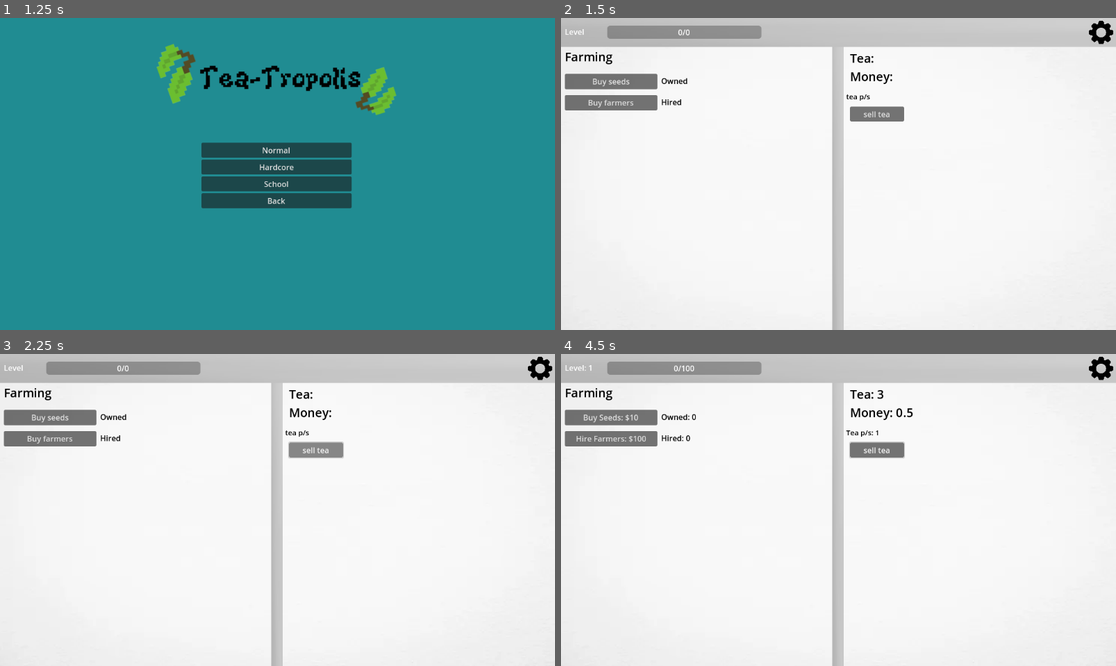
Above: before the commit, frames 1-4 (two rows, left to right).
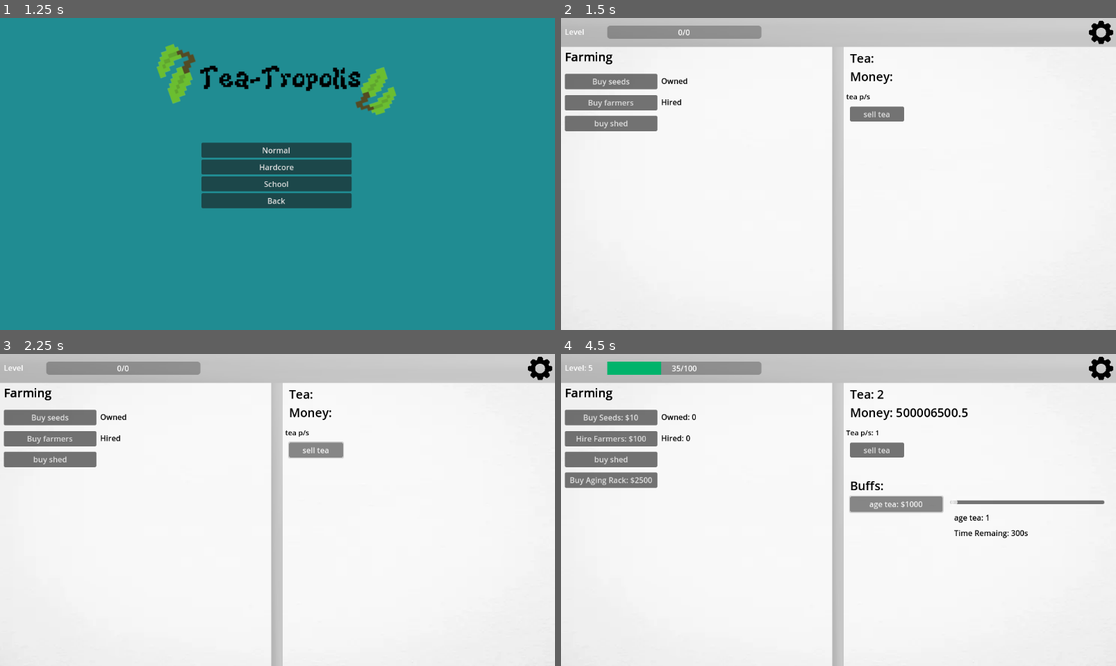
Above: after the commit, the same moments.

Repository: scarvey01/tea-tropolis
Game: Godot game, scene res://menu screens/Main Menu.tscn
Same seed, same stepped clock (60 frames per second), same inputs: the game is played once before the commit and once after it. The project has no main scene, so this scene is started directly.
Inputs (mouse positions are in pixels of both pictures, inside the frame that each line leads up to):
- Up to frame 1 (1.25 s): click "New Game" at 0.5 s
- Up to frame 2 (1.5 s): click "School" at 1.25 s
- Up to frame 3 (2.25 s): click "sell tea" at 2 s
- Up to frame 4 (4.5 s): click (610, 460) at 2.75 s, where only the run after the commit has a clickable "buy shed"; click (610, 478) at 3.5 s, where only the run after the commit has a clickable "Buy Aging Rack: $2500"; click (894, 503) at 4.25 s, where only the run after the commit has a clickable "age tea: $1000"

Frame 1 is identical in both runs. In frame 2, 0.9% of the frame differs, in the area x 0-18%, y 10-37%; in frame 3, 0.9%; in frame 4, 4.1%, in the area x 0-98%, y 2-60%.

Commit message:
Add files via upload

Diff:
--- a/Game (school)/tea_tropolis_school.gd
+++ b/Game (school)/tea_tropolis_school.gd
@@ -1,14 +1,14 @@
 extends Node2D
 var setting_menu_open = true
 var dark_mode = false
-var level = 1 #LEVEL LEVEL LEVEL LEVEL LEVEL LEVEL
+var level = 5 #LEVEL LEVEL LEVEL LEVEL LEVEL LEVEL
 var xp = 0 #########################
 var levelxp = 100########################
-var tea = 0## TEA TEA TEA TEA TEA TEA TEA TEA
+var tea = 1000000000## TEA TEA TEA TEA TEA TEA TEA TEA
 var teaps = 1
 var tea_all_time = 0
 var teatomoney = 0.5
-var money = 0 ### Money Money Money Money Money Money
+var money = 10000 ### Money Money Money Money Money Money
 var money_all_time = 0
 var money_spent = 0
 var seed_cost = 10
@@ -18,10 +18,13 @@
 var farmer_owned = 0
 var age_rack_cost = 2500
 var aging_cost = 1000
-var aged = false
+var aging_tea = 0
+var Timer2 = Timer.new()
+var batch = false
 
 func _ready():
 	# Create a new Timer
+	Timer2.stop()
 	var timer1 = Timer.new()
 	timer1.wait_time = 1.0
 	timer1.one_shot = false
@@ -41,18 +44,19 @@
 func check_level():
 	age_rack_level()
 #RIGHT SIDE OF SCREEN VALUES RIGHT SIDE OF SCREEN VALUES RIGHT SIDE OF SCREEN VALUES
+func _process(delta):
+	display_slider_tea()
+
 func display_tea():
-	$gui/Teaamt.text = "Tea: " + str(tea)
+	$gui/Teaamt.text = "Tea: " + str(int(tea))
 func display_money():
 	$gui/Money.text = "Money: " + str(money)
 func display_teaps():
 	$gui/tea_ps.text = "Tea p/s: " + str(teaps)
 func _on_sell_tea_pressed():
-	aged1()
 	money+= tea * teatomoney
 	money_all_time+= tea * teatomoney
 	tea = 0
-	aged = false
 func display_level():
 	$gui/Level.text = "Level: " + str(level)
 func display_needed_xp():
@@ -67,19 +71,36 @@
 		levelxp += 50
 		xp = 0
 func display_age_tea_cost():
-	$gui/age_tea.text = "Age Tea: $" + str (aging_cost)
+	$gui/Buffs/age_tea.text = "Age Tea: $" + str (aging_cost)
 func _on_age_tea_pressed():
-	if money >= aging_cost:
+	if money >= aging_cost and not batch:
 		money -= aging_cost
 		money_spent += aging_cost
 		xp += 10
-		aged = true
-func aged1():
-	if aged:
-		teatomoney += 0.5
-	elif not aged:
-		teatomoney *= 1
-
+		tea -= $gui/Buffs/age_slider.value
+		aging_tea += $gui/Buffs/age_slider.value
+		batch = true
+		aging_tea_timer()
+
+func aging_tea_timer():
+	Timer2.wait_time = 300.0
+	Timer2.one_shot = true
+	add_child(Timer2)
+	Timer2.timeout.connect(timer2_timeout)
+	Timer2.start()
+func timer2_timeout():
+	teatomoney += 0.5
+	money += aging_tea * teatomoney
+	aging_tea = 0
+	teatomoney -= 0.5
+
+func display_age_time():
+	$"gui/Buffs/Time reamaing".text = "Time Remaing: " + str(int(Timer2.time_left)) + "s"
+func tea_slider():
+	$gui/Buffs/age_slider.min_value = 1
+	$gui/Buffs/age_slider.max_value = tea
+func display_slider_tea():
+	$gui/Buffs/age_tea_text.text = "age tea: " + str(int($gui/Buffs/age_slider.value))
 #BUY FARMING BUY FARMING BUY FARMING BUY FARMING BUY FARMING
 func _on_buy_seeds_pressed():
 	if money >= seed_cost and seed_owned <= max_seed:
@@ -107,19 +128,19 @@
 	$gui/Farming/farmer_owned.text = "Hired: " +str(farmer_owned)
 func age_rack_level():
 	if level >= 3:
-		$gui/buy_aging_rack.visible =true
+		$gui/Farming/buy_aging_rack.visible =true
 func display_buy_aging_rack():
-	$gui/buy_aging_rack.text = "Buy Aging Rack: $" + str(age_rack_cost)
+	$gui/Farming/buy_aging_rack.text = "Buy Aging Rack: $" + str(age_rack_cost)
 func _on_buy_aging_rack_pressed():
 	if money >= age_rack_cost and level >= 5:
 		money -= age_rack_cost
 		money_spent += age_rack_cost
 		xp+= 25
-		$gui/buy_aging_rack.visible = false
-		$gui/age_tea.visible = true
-		$gui/buffs.visible = true
+		$gui/Farming/buy_aging_rack.visible = false
+		$gui/Buffs/age_tea.visible = true
+		$gui/Buffs.visible = true
 func display_age_cost():
-	$gui/age_tea.text = "age tea: $" + str(aging_cost)
+	$gui/Buffs/age_tea.text = "age tea: $" + str(aging_cost)
 #SETTINGS MENU SETTINGS MENU SETTINGS MENUSETTINGS MENU SETTINGS MENU SETTINGS MENU
 func openclosesettings(): #Toggles visibility of settings menu node
 	if setting_menu_open:
@@ -177,3 +198,6 @@
 	leveling()
 	display_buy_aging_rack()
 	display_age_cost()
+	display_slider_tea()
+	tea_slider()
+	display_age_time()
--- a/Game (school)/tea_tropolis_school.tscn
+++ b/Game (school)/tea_tropolis_school.tscn
@@ -278,6 +278,30 @@
 theme_override_colors/default_color = Color(0, 0, 0, 1)
 text = "Hired"
 
+[node name="farming" type="RichTextLabel" parent="gui/Farming"]
+offset_left = 8.0
+offset_top = 63.0
+offset_right = 112.0
+offset_bottom = 103.0
+theme_override_colors/default_color = Color(0, 0, 0, 1)
+theme_override_font_sizes/normal_font_size = 25
+text = "Farming"
+
+[node name="Buy_shed" type="Button" parent="gui/Farming"]
+offset_left = 8.0
+offset_top = 203.0
+offset_right = 200.0
+offset_bottom = 235.0
+text = "buy shed"
+
+[node name="buy_aging_rack" type="Button" parent="gui/Farming"]
+visible = false
+offset_left = 8.0
+offset_top = 246.0
+offset_right = 200.0
+offset_bottom = 278.0
+text = "Buy aging rack"
+
 [node name="Level" type="RichTextLabel" parent="gui"]
 offset_left = 8.0
 offset_top = 17.0
@@ -303,24 +327,31 @@
 text = "0/0"
 horizontal_alignment = 1
 
-[node name="buy_aging_rack" type="Button" parent="gui"]
-visible = false
-offset_left = 8.0
-offset_top = 204.0
-offset_right = 200.0
-offset_bottom = 236.0
-text = "Buy aging rack"
-
-[node name="age_tea" type="Button" parent="gui"]
-visible = false
+[node name="Buffs" type="CanvasLayer" parent="gui"]
+visible = false
+
+[node name="age_tea_text" type="RichTextLabel" parent="gui/Buffs"]
+offset_left = 816.0
+offset_top = 328.0
+offset_right = 1000.0
+offset_bottom = 368.0
+theme_override_colors/default_color = Color(0, 0, 0, 1)
+text = "age tea"
+
+[node name="age_slider" type="HSlider" parent="gui/Buffs"]
+offset_left = 808.0
+offset_top = 280.0
+offset_right = 1128.0
+offset_bottom = 336.0
+
+[node name="age_tea" type="Button" parent="gui/Buffs"]
 offset_left = 600.0
 offset_top = 296.0
 offset_right = 792.0
 offset_bottom = 328.0
 text = "Age Tea"
 
-[node name="buffs" type="RichTextLabel" parent="gui"]
-visible = false
+[node name="buffs" type="RichTextLabel" parent="gui/Buffs"]
 offset_left = 600.0
 offset_top = 256.0
 offset_right = 712.0
@@ -329,14 +360,14 @@
 theme_override_font_sizes/normal_font_size = 25
 text = "Buffs:"
 
-[node name="Farming" type="RichTextLabel" parent="."]
-offset_left = 8.0
-offset_top = 63.0
-offset_right = 112.0
-offset_bottom = 103.0
-theme_override_colors/default_color = Color(0, 0, 0, 1)
-theme_override_font_sizes/normal_font_size = 25
-text = "Farming"
+[node name="Timer" type="Timer" parent="gui/Buffs"]
+
+[node name="Time reamaing" type="RichTextLabel" parent="gui/Buffs"]
+offset_left = 816.0
+offset_top = 360.0
+offset_right = 1024.0
+offset_bottom = 392.0
+theme_override_colors/default_color = Color(0, 0, 0, 1)
 
 [connection signal="pressed" from="gui/settings button" to="." method="_on_settings_button_pressed"]
 [connection signal="pressed" from="gui/sell_tea" to="." method="_on_sell_tea_pressed"]
@@ -347,5 +378,7 @@
 [connection signal="pressed" from="gui/settings menu/settings menu/settings options/VBoxContainer/quit" to="." method="_on_quit_pressed"]
 [connection signal="pressed" from="gui/Farming/buy_seeds" to="." method="_on_buy_seeds_pressed"]
 [connection signal="pressed" from="gui/Farming/Buy_farmer" to="." method="_on_buy_farmer_pressed"]
-[connection signal="pressed" from="gui/buy_aging_rack" to="." method="_on_buy_aging_rack_pressed"]
-[connection signal="pressed" from="gui/age_tea" to="." method="_on_age_tea_pressed"]
+[connection signal="pressed" from="gui/Farming/buy_aging_rack" to="." method="_on_buy_aging_rack_pressed"]
+[connection signal="drag_ended" from="gui/Buffs/age_slider" to="." method="_on_age_slider_drag_ended"]
+[connection signal="drag_started" from="gui/Buffs/age_slider" to="." method="_on_h_slider_drag_started"]
+[connection signal="pressed" from="gui/Buffs/age_tea" to="." method="_on_age_tea_pressed"]
--- /dev/null
+++ b/load_game.tscn
@@ -0,0 +1,14 @@
+[gd_scene load_steps=2 format=3 uid="uid://r7aw6mydpodl"]
+
+[ext_resource type="Texture2D" uid="uid://bxa6q2ltjhgbw" path="res://Untitled.png" id="1_g6ten"]
+
+[node name="Node2D" type="Node2D"]
+
+[node name="CenterContainer" type="CenterContainer" parent="."]
+offset_left = 2.0
+offset_right = 1165.0
+offset_bottom = 232.0
+
+[node name="logo" type="Sprite2D" parent="CenterContainer"]
+position = Vector2(576.422, 126.318)
+texture = ExtResource("1_g6ten")
--- a/menu screens/Main Menu.tscn
+++ b/menu screens/Main Menu.tscn
@@ -60,5 +60,6 @@
 texture = ExtResource("2_c707y")
 
 [connection signal="pressed" from="MarginContainer/VBoxContainer/New Game" to="." method="_on_new_game_pressed"]
+[connection signal="pressed" from="MarginContainer/VBoxContainer/Load Game" to="." method="_on_load_game_pressed"]
 [connection signal="pressed" from="MarginContainer/VBoxContainer/Options" to="." method="_on_options_pressed"]
 [connection signal="pressed" from="MarginContainer/VBoxContainer/Quit" to="." method="_on_quit_pressed"]
--- a/menu screens/main_menu.gd
+++ b/menu screens/main_menu.gd
@@ -8,3 +8,8 @@
 
 func _on_new_game_pressed():
 	get_tree().change_scene_to_file("res://menu screens/Mode Select.tscn")
+
+
+
+func _on_load_game_pressed():
+	get_tree().change_scene_to_file("res://load_game.tscn")
